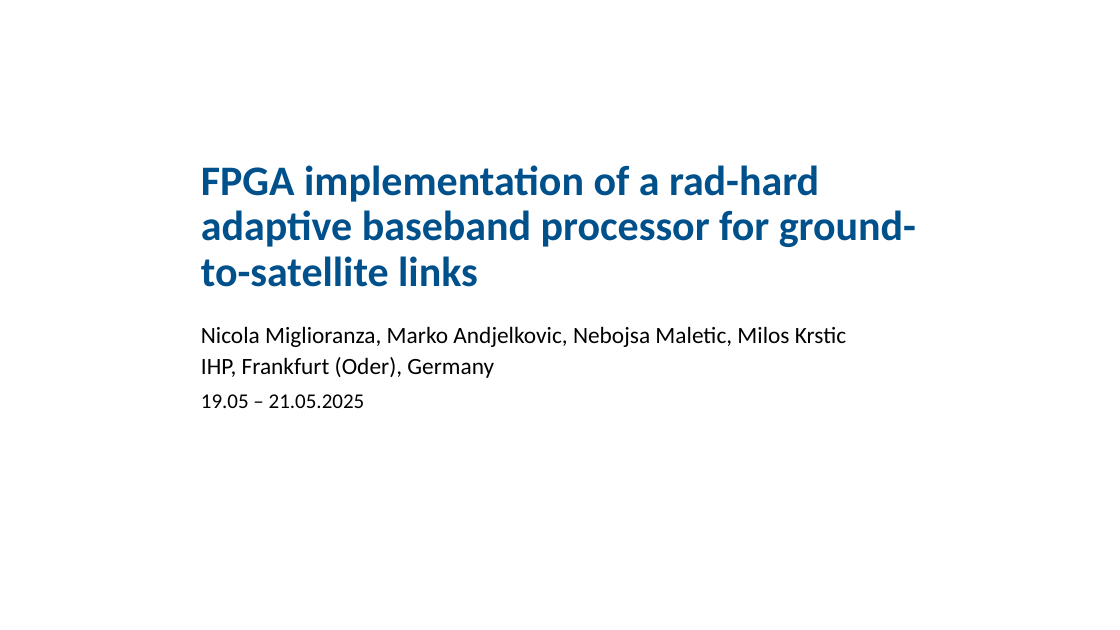
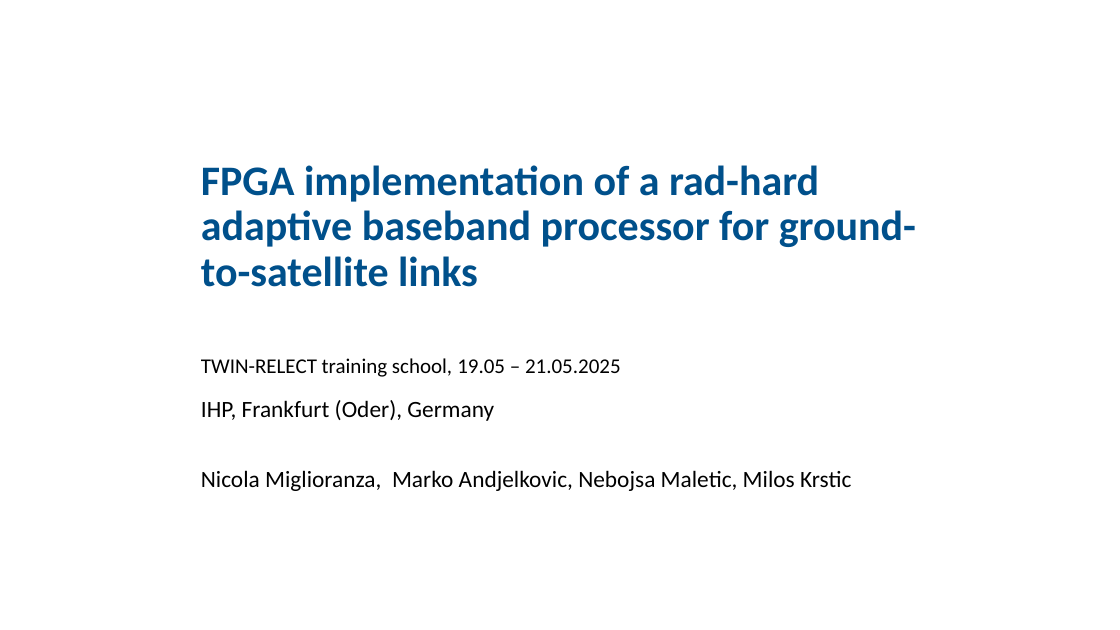
Before and after one commit to miglioranza/Papers_docs, a slide deck: slide 1 of Presentations/Twinrelect_presentation_2025.pptx. Drawn at 1120x630 pixels with LibreOffice and Linux fonts; fonts in the diff are those of the drawing; background and template pictures are left out. Boxes give left, top, right and bottom in pixels: in the first picture for what was removed or moved away, otherwise in the second. Text is boxed around its words. In the diff, an @@ line names an element or a change of style, - is before the commit and + after.

```diff
--- a/Presentations/Twinrelect_presentation_2025.pptx
+++ b/Presentations/Twinrelect_presentation_2025.pptx
@@ text at (x1=201, y1=358, x2=621, y2=377): text changed @@
-19.05 – 21.05.2025
+TWIN-RELECT training school, 19.05 – 21.05.2025
@@ text "IHP, Frankfurt (Oder), Germany" moved from (x1=201, y1=357, x2=494, y2=378) to (x1=201, y1=400, x2=494, y2=421) @@
@@ subtitle "Nicola Miglioranza, Marko Andjelkovic, Nebojsa ..." rewrapped from (x1=201, y1=326, x2=846, y2=347) to (x1=201, y1=470, x2=851, y2=491) @@
```
Also in this commit, not shown: 2 other slides changed, 1 slide added.
